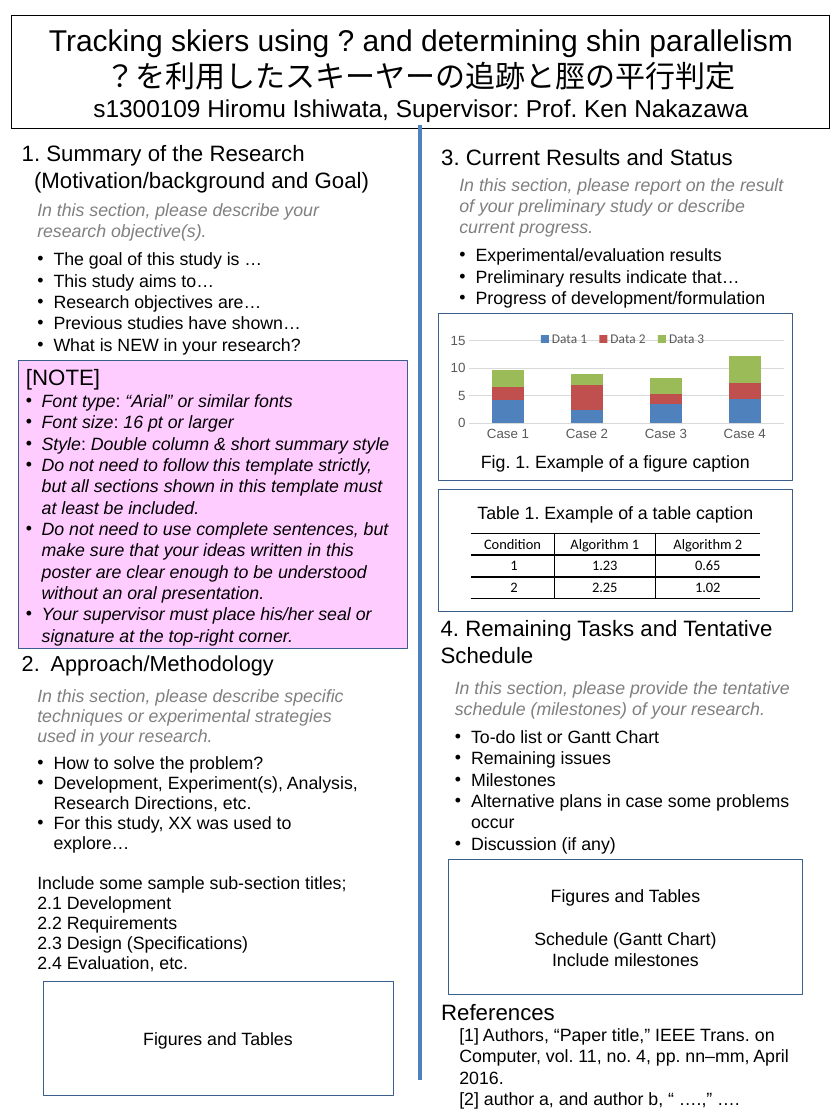
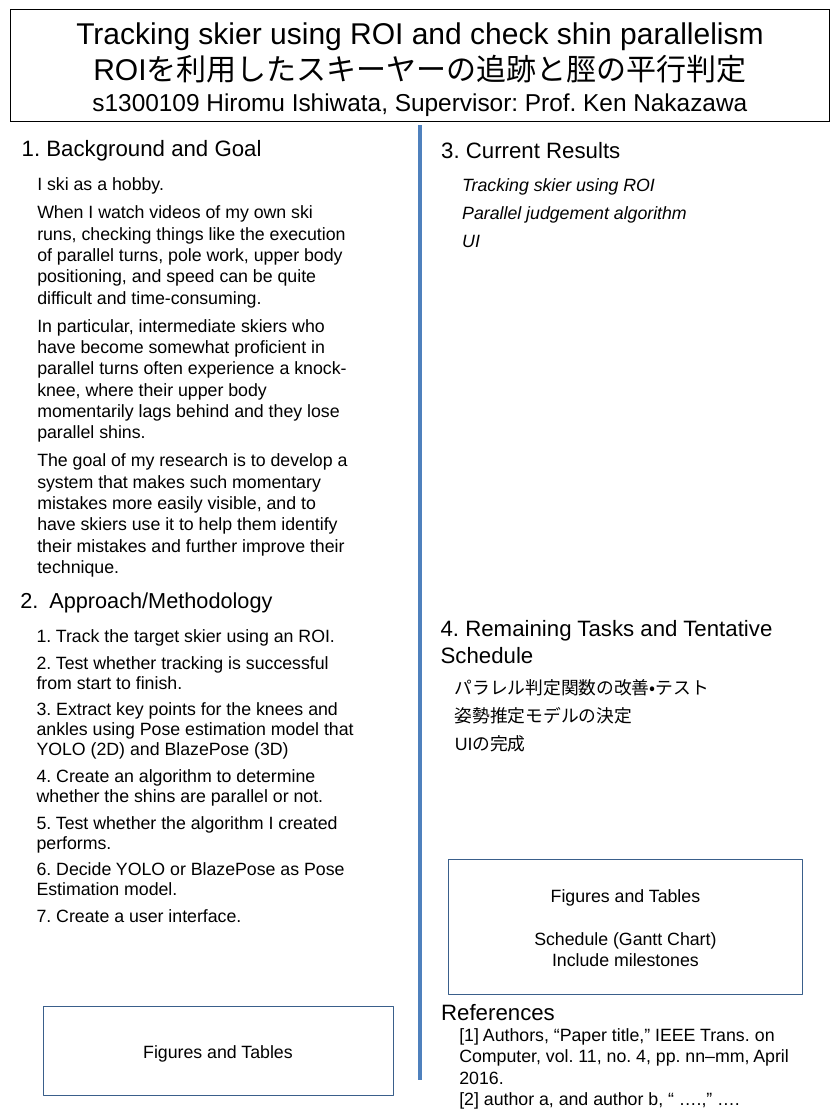
Before and after one commit to asukasaito1231/Parallel-Stance-Check-System-for-skiing, a slide deck: slide 1 of 中間ポスター.pptx. Drawn at 840x1120 pixels with LibreOffice and Linux fonts; fonts in the diff are those of the drawing. Boxes give left, top, right and bottom in pixels: in the first picture for what was removed or moved away, otherwise in the second. Text is boxed around its words. In the diff, an @@ line names an element or a change of style, - is before the commit and + after.

```diff
--- a/中間ポスター.pptx
+++ b/中間ポスター.pptx
@@ title "Tracking skier using ROI and ...": place and size @@
-title "Tracking skier using ROI and ..." at (12, 15, 830, 128)
+title "Tracking skier using ROI and ..." at (11, 10, 830, 122)
@@ title at (76, 22, 763, 116): text changed @@
-Tracking skiers using ? and determining shin parallelism
-？を利用したスキーヤーの追跡と脛の平行判定
-s1300109 Hiromu Ishiwata, Supervisor: Prof. Ken Nakazawa
+Tracking skier using ROI and check shin parallelism
+ROIを利用したスキーヤーの追跡と脛の平行判定
+s1300109 Hiromu Ishiwata, Supervisor: Prof. Ken Nakazawa
@@ text at (22, 140, 262, 161): text changed @@
-1. Summary of the Research
-(Motivation/background and Goal)
+1. Background and Goal
@@ text at (441, 142, 620, 159): text changed @@
-3. Current Results and Status
+3. Current Results
@@ text at (37, 177, 348, 577): text changed @@
-In this section, please describe your research objective(s).
-• The goal of this study is …
-• This study aims to…
-• Research objectives are…
-• Previous studies have shown…
-• What is NEW in your research?
+I ski as a hobby.
+When I watch videos of my own ski runs, checking things like the execution of parallel turns, pole work, upper body positioning, and speed can be quite difficult and time-consuming.
+In particular, intermediate skiers who have become somewhat proficient in parallel turns often experience a knock-knee, where their upper body momentarily lags behind and they lose parallel shins.
+The goal of my research is to develop a system that makes such momentary mistakes more easily visible, and to have skiers use it to help them identify their mistakes and further improve their technique.
@@ text at (462, 178, 687, 247): text changed; italic on @@
-In this section, please report on the result of your preliminary study or describe current progress.
-• Experimental/evaluation results
-• Preliminary results indicate that…
-• Progress of development/formulation
+Tracking skier using ROI
+Parallel judgement algorithm
+UI
@@ column stacked chart removed at (426, 319, 788, 486) @@
-categories: Case 1, Case 2, Case 3, Case 4
-Data 1: 4.3, 2.5, 3.5, 4.5
-Data 2: 2.4, 4.4, 1.8, 2.8
-Data 3: 3, 2, 3, 5
@@ rectangle removed at (439, 314, 792, 481) @@
-Fig. 1. Example of a figure caption
@@ rectangle removed at (18, 361, 408, 649) @@
-[NOTE]
-• Font type: “Arial” or similar fonts
-• Font size: 16 pt or larger
-• Style: Double column & short summary style
-• Do not need to follow this template strictly, but all sections shown in this template must at least be included.
-• Do not need to use complete sentences, but make sure that your ideas written in this poster are clear enough to be understood without an oral presentation.
-• Your supervisor must place his/her seal or signature at the top-right corner.
@@ rectangle removed at (439, 490, 792, 610) @@
-Table 1. Example of a table caption
@@ table removed at (470, 534, 761, 598), 3 rows, 3 columns @@
-Condition | Algorithm 1 | Algorithm 2
-1 | 1.23 | 0.65
-2 | 2.25 | 1.02
@@ text "2. Approach/Methodology": place and size @@
-text "2. Approach/Methodology" at (22, 655, 274, 676)
+text "2. Approach/Methodology" at (20, 592, 272, 613)
@@ text at (37, 629, 354, 922): text changed @@
-In this section, please describe specific techniques or experimental strategies used in your research.
-• How to solve the problem?
-• Development, Experiment(s), Analysis, Research Directions, etc.
-• For this study, XX was used to explore…
-Include some sample sub-section titles;
-2.1 Development
-2.2 Requirements
-2.3 Design (Specifications)
-2.4 Evaluation, etc.
+1. Track the target skier using an ROI.
+2. Test whether tracking is successful from start to finish.
+3. Extract key points for the knees and ankles using Pose estimation model that YOLO (2D) and BlazePose (3D)
+4. Create an algorithm to determine whether the shins are parallel or not.
+5. Test whether the algorithm I created performs.
+6. Decide YOLO or BlazePose as Pose Estimation model.
+7. Create a user interface.
@@ text at (455, 679, 709, 752): text changed @@
-In this section, please provide the tentative schedule (milestones) of your research.
-• To-do list or Gantt Chart
-• Remaining issues
-• Milestones
-• Alternative plans in case some problems occur
-• Discussion (if any)
+パラレル判定関数の改善・テスト
+姿勢推定モデルの決定
+UIの完成
@@ rectangle "Figures and Tables": place and size @@
-rectangle "Figures and Tables" at (43, 981, 394, 1095)
+rectangle "Figures and Tables" at (43, 1007, 394, 1095)
```
